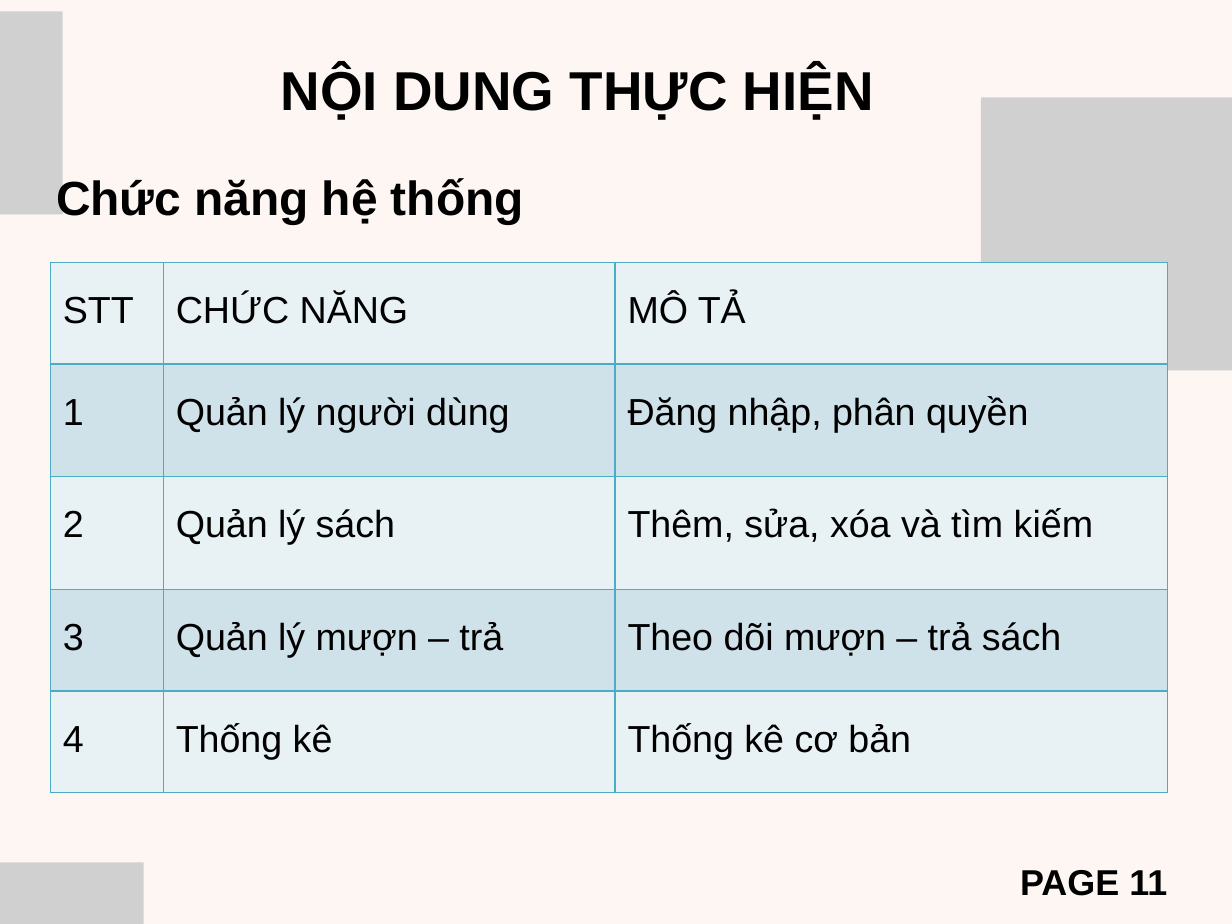
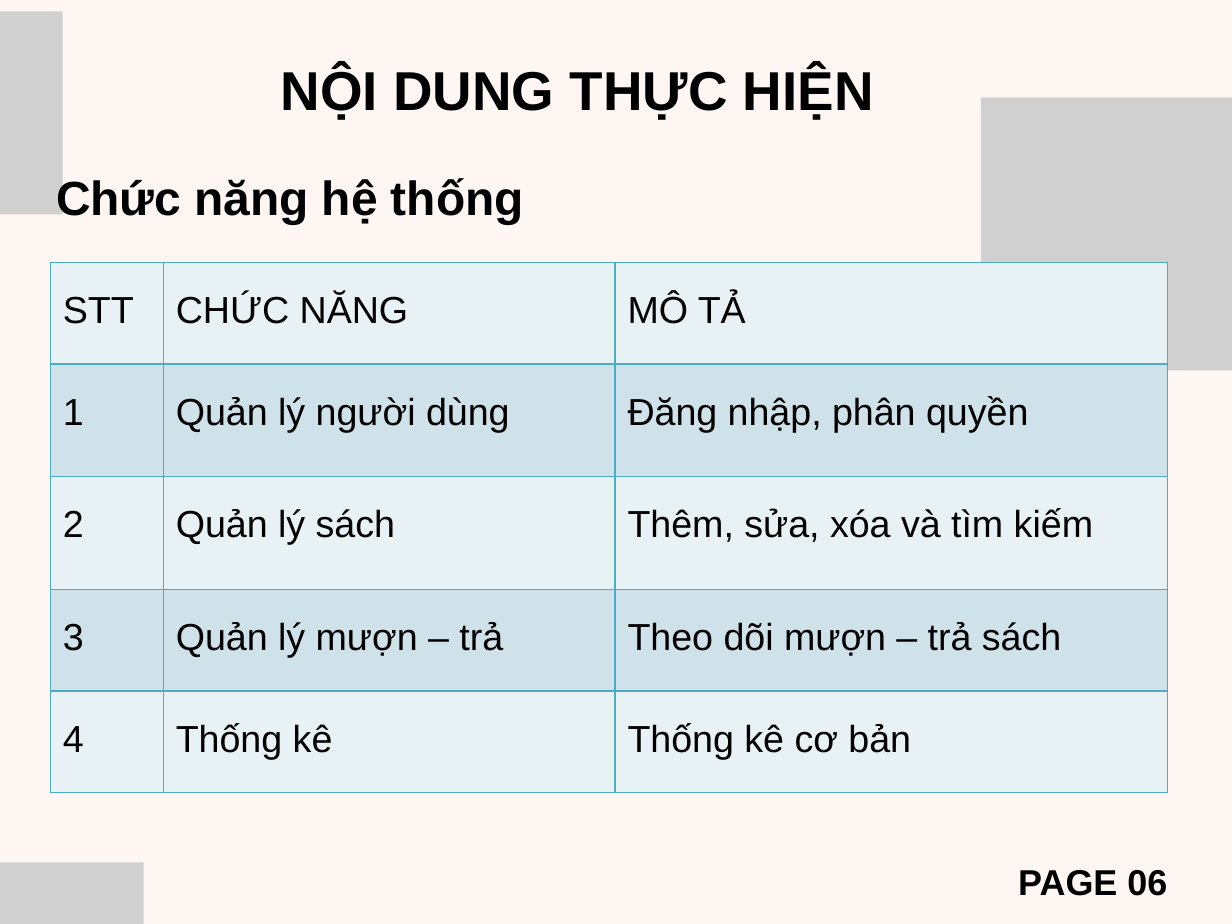
Before and after one commit to QueAnh068/csn-da23ttb-thachnguyenqueanh-webquanlythuvien, a slide deck: slide 6 of thesis/BaoCaoCSNHT.pptx (slide 11 before the commit). Drawn at 1232x924 pixels with LibreOffice and Linux fonts; fonts in the diff are those of the drawing; grey boxes stand for pictures. Boxes give left, top, right and bottom in pixels: in the first picture for what was removed or moved away, otherwise in the second. Text is boxed around its words. In the diff, an @@ line names an element or a change of style, - is before the commit and + after.

```diff
--- a/thesis/BaoCaoCSNHT.pptx
+++ b/thesis/BaoCaoCSNHT.pptx
@@ text at [1018,870,1167,896]: text changed @@
-PAGE 11
+PAGE 06
```
Also in this commit, not shown: 6 other slides changed, 3 slides added, 8 slides removed.
